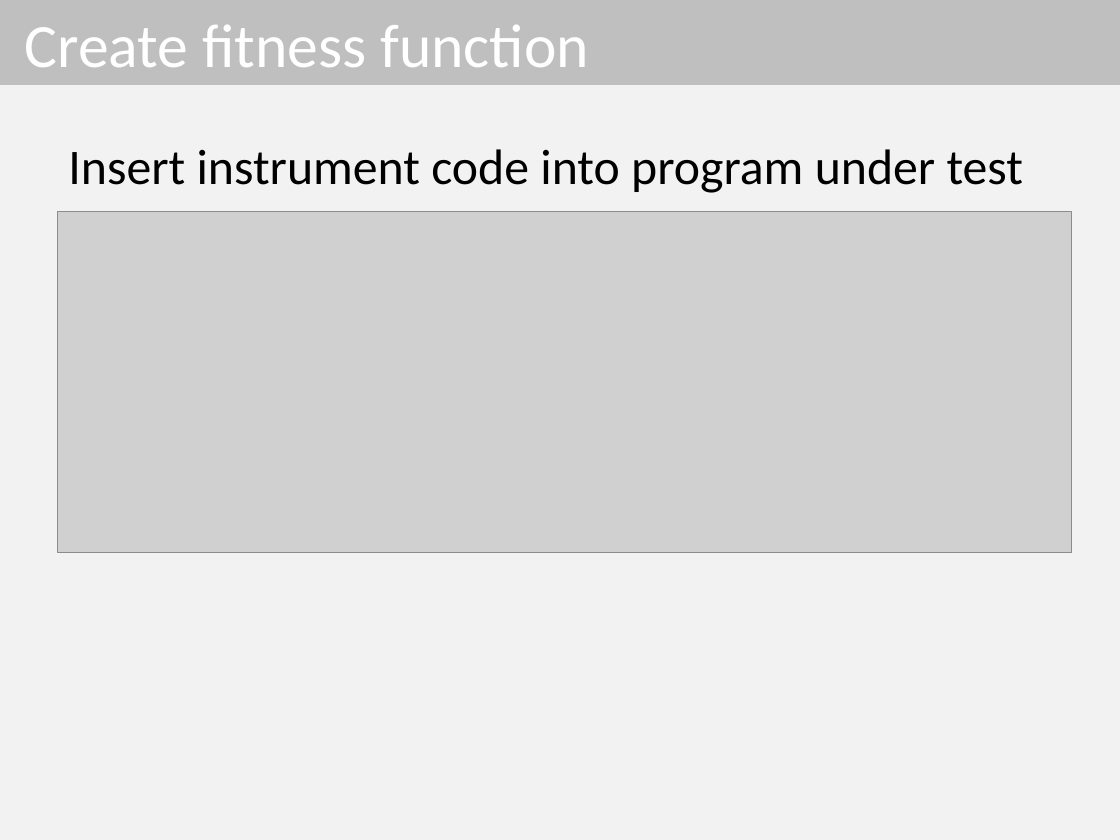
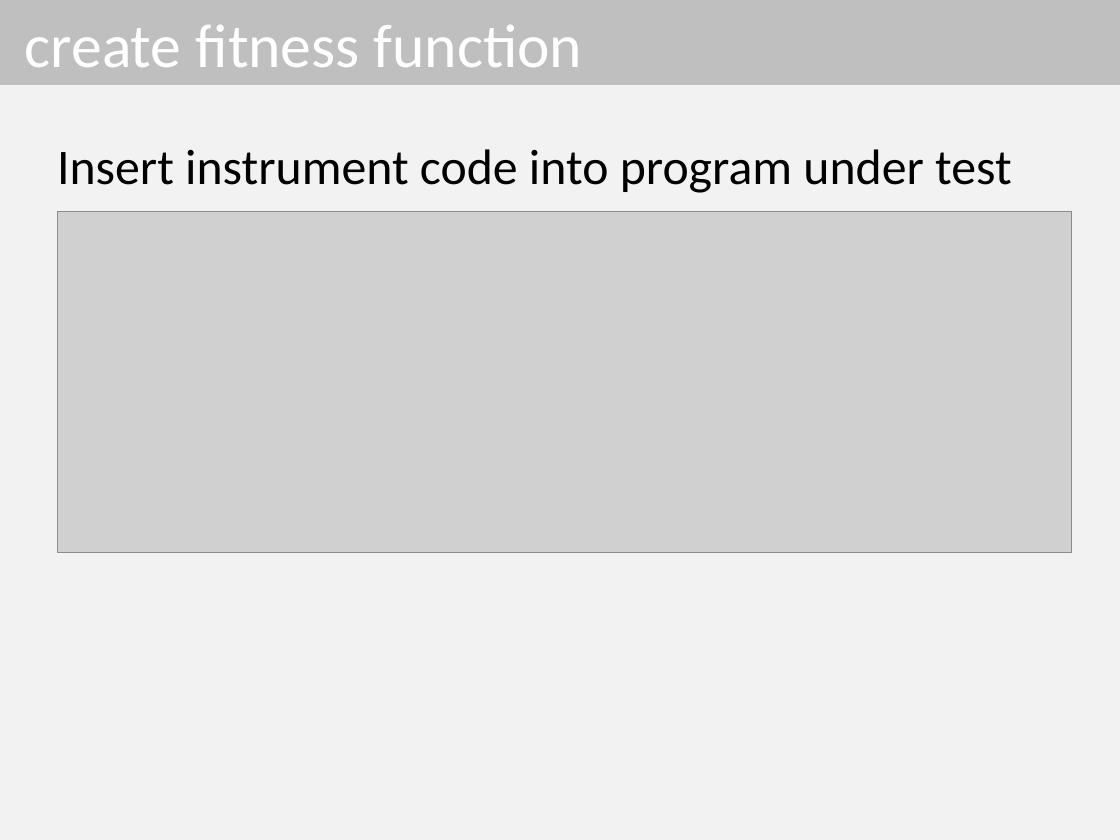
Before and after one commit to dinhngocthi/GAsource, a slide deck: slide 19 of CFT4CUnitSrc/src/report/ACOMP2016_Presentation.pptx. Drawn at 1120x840 pixels with LibreOffice and Linux fonts; fonts in the diff are those of the drawing; grey boxes stand for pictures. Boxes give left, top, right and bottom in pixels: in the first picture for what was removed or moved away, otherwise in the second. Text is boxed around its words. In the diff, an @@ line names an element or a change of style, - is before the commit and + after.

```diff
--- a/CFT4CUnitSrc/src/report/ACOMP2016_Presentation.pptx
+++ b/CFT4CUnitSrc/src/report/ACOMP2016_Presentation.pptx
@@ title at [25, 25, 583, 67]: text changed @@
-Create fitness function
+create fitness function
@@ text "Insert instrument code into program ...": place and size @@
-text "Insert instrument code into program ..." at [68, 149, 1023, 193]
+text "Insert instrument code into program ..." at [57, 149, 1011, 193]
```
Also in this commit, not shown: 9 other slides changed.
